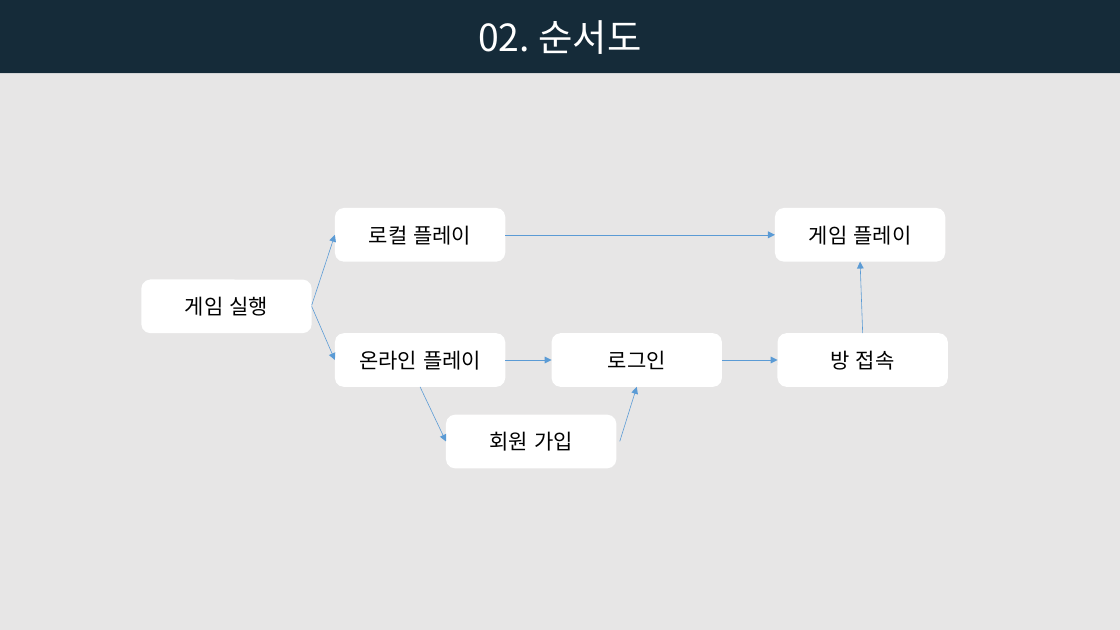
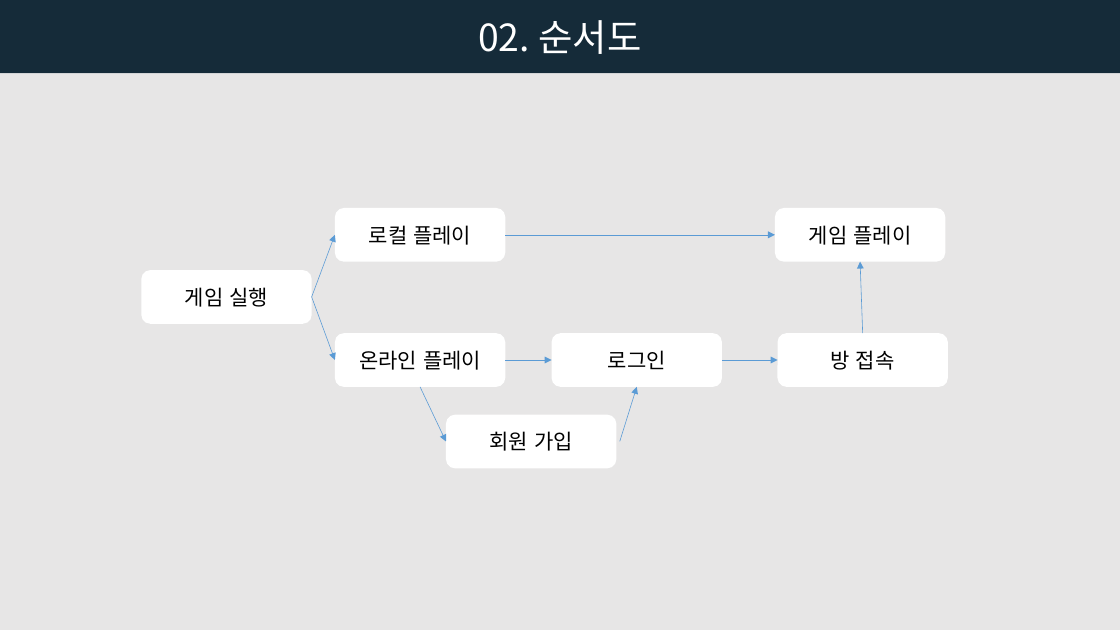
Before and after one commit to wnddpd01/InhaStudy, a slide deck: slide 4 of Document/CatWantSushi/CatWantSushi.pptx. Drawn at 1120x630 pixels with LibreOffice and Linux fonts; fonts in the diff are those of the drawing. Boxes give left, top, right and bottom in pixels: in the first picture for what was removed or moved away, otherwise in the second. Text is boxed around its words. In the diff, an @@ line names an element or a change of style, - is before the commit and + after.

```diff
--- a/Document/CatWantSushi/CatWantSushi.pptx
+++ b/Document/CatWantSushi/CatWantSushi.pptx
@@ arrow moved from (312, 306) - (335, 235) to (312, 297) - (335, 235) @@
@@ rounded rectangle "게임 실행": place and size @@
-rounded rectangle "게임 실행" at [141, 280, 312, 334]
+rounded rectangle "게임 실행" at [141, 271, 312, 324]
@@ arrow moved from (312, 307) - (335, 360) to (312, 297) - (335, 360) @@
```
Also in this commit, not shown: 1 other slide changed, 3 slides removed, 14 other files.
